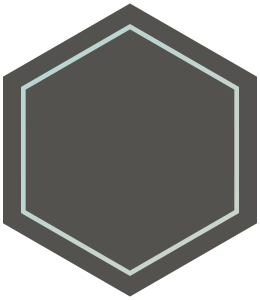
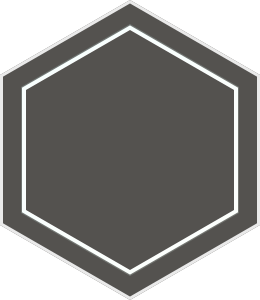
Two versions of the same layered image (260x300). Layer-by-layer changes:
added group "그룹 1 복사 5" with 5 layers above "그룹 1 복사 4" over [0, 0, 260, 300]
added layer "레이어 8" (1st of 2, in "그룹 1 복사 5") (83%) in group "그룹 1 복사 5" over [0, 0, 260, 300]
added layer "모양 1 복사" (4th of 6, in "그룹 1 복사 5") (20%) in group "그룹 1 복사 5" over [21, 24, 239, 276]
added layer "모양 1 복사 10" (88%) in group "그룹 1 복사 5" over [26, 30, 234, 270]
added layer "모양 1 복사 11" (88%) in group "그룹 1 복사 5" over [0, 0, 260, 300]
added layer "모양 1" (4th of 6, in "그룹 1 복사 5") (88%) in group "그룹 1 복사 5" over [0, 0, 260, 300]
hid group "그룹 1 복사 4" (4 layers) over [0, 0, 260, 300]
"모양 1 복사" (5th of 6, in "그룹 1 복사 4"): opacity 76% → 20%, painted on it over [21, 24, 239, 276]
